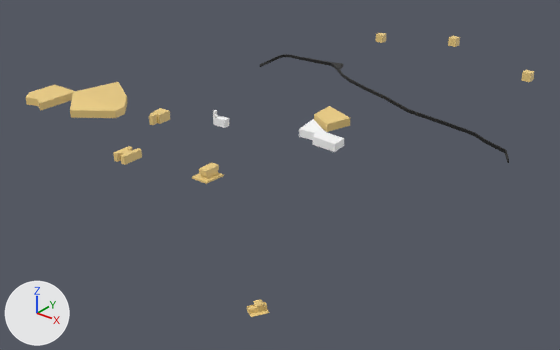
The glTF model public/models/pois.glb: old version first, new version second.
One viewpoint serves both versions: a camera (50 mm lens) standing at (1077.0, -1305.0, 762.0) and looking at (55.0, -28.0, -30.0). The lights are fixed; the arrows at lower left show +X, +Y and +Z. The older version comes first. Vertices at exactly the same position are counted once.

In view in the first picture: 'ayuntamiento', 'ceip-ereta', 'centro-salud', 'estacion-tren', 'ies-almenara', 'mercado', 'paseo-castillo', 'polideportivo' and 4 more.
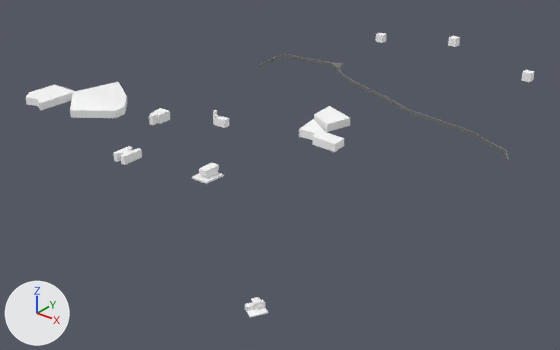
Where the change shows, as pixel boxes [x1, y1, x2, y2] in the pictures (560 x 350 px):
'paseo-castillo', recoloured: [260, 54, 509, 163] in both
part 1 of me_ayuntamiento, recoloured (yellow to white): [192, 163, 224, 184] in both
part 2 of me_ceip_ereta, recoloured (yellow to white): [314, 106, 350, 132] in both
part 3 of me_centro_salud, recoloured (lighter): [113, 146, 142, 165] in both
part 4 of me_estacion_tren, recoloured: [247, 299, 268, 317] in both
part 5 of me_ies_almenara, recoloured (yellow to white): [26, 84, 75, 111] in both
part 6 of me_mercado, recoloured (lighter): [149, 108, 170, 125] in both
part 7 of me_polideportivo, recoloured (yellow to white): [70, 82, 127, 118] in both

The change, as a list of edits to the scene's bpy script:
```text
Add mat_via:
    mat_via = bpy.data.materials.new('Via')
    # nodes: BsdfPrincipled, Mix, OutputMaterial, VertexColor
    # colours: grey #747474, mixed with the vertex colours
Change me_ayuntamiento:
    where me_ayuntamiento.from_pydata(...)  # 24 vertices, 44 faces; spans x -19.1..26.6, y -240.9..-189.5, z 19.5..43.4
    used by ob_ayuntamiento; location = (0.0, 0.0, 0.0)
    me_ayuntamiento part 1: 44 faces centred in x -19.1..25.5, y -240.9..-189.5, z 19.5..43.4 are repainted in the vertex colours; the middle colour goes from yellow #f1d185 to white #ffffff
Change me_ceip_ereta:
    where me_ceip_ereta.from_pydata(...)  # 24 vertices, 40 faces; spans x 44.0..170.0, y 26.0..182.0, z 42.0..77.0
    used by ob_ceip_ereta; location = (0.0, 0.0, 0.0)
    me_ceip_ereta part 2: 12 faces centred in x 45.0..120.0, y 97.0..170.0, z 56.0..76.0 are repainted in the vertex colours; the middle colour goes from yellow #f1d185 to white #ffffff
Change me_centro_salud:
    where me_centro_salud.from_pydata(...)  # 32 vertices, 60 faces; spans x -220.5..-183.7, y -287.1..-235.8, z 21.0..41.0
    used by ob_centro_salud; location = (0.0, 0.0, 0.0)
    me_centro_salud part 3: 60 faces centred in x -220.5..-183.7, y -287.1..-235.8, z 21.0..41.0 are repainted in the vertex colours; the middle colour goes from yellow #f1d185 to white #ffffff
Change me_estacion_tren:
    used by ob_estacion_tren; location = (0.0, 0.0, 0.0)
    remove me_estacion_tren.from_pydata(...)  # 57 vertices, 110 faces; spans x 380.8..413.2, y -531.3..-493.8, z 8.6..29.4
    add me_estacion_tren.from_pydata(...)  # 57 vertices, 110 faces; spans x 374.2..411.8, y -531.9..-491.3, z 7.8..29.6
    me_estacion_tren part 4: 110 faces centred in x 383.0..412.0, y -529.8..-495.5, z 8.6..24.8 are repainted in the vertex colours; the middle colour goes from yellow #f1d185 to white #ffffff
    edits to the shape of me_estacion_tren do not show in these pictures
Change me_ies_almenara:
    where me_ies_almenara.from_pydata(...)  # 16 vertices, 28 faces; spans x -687.2..-594.0, y -215.1..-97.1, z 30.0..50.0
    used by ob_ies_almenara; location = (0.0, 0.0, 0.0)
    me_ies_almenara part 5: 28 faces centred in x -687.1..-594.2, y -209.3..-97.5, z 30.0..50.0 are repainted in the vertex colours; the middle colour goes from yellow #f1d185 to white #ffffff
Change me_mercado:
    where me_mercado.from_pydata(...)  # 27 vertices, 50 faces; spans x -325.8..-293.1, y -96.2..-39.5, z 25.5..50.0
    used by ob_mercado; location = (0.0, 0.0, 0.0)
    me_mercado part 6: 50 faces centred in x -323.4..-293.1, y -95.3..-40.5, z 25.5..50.0 are repainted in the vertex colours; the middle colour goes from yellow #f1d185 to white #ffffff
Change me_paseo_castillo:
    where me_paseo_castillo.from_pydata(...)  # 84 vertices, 164 faces; spans x -344.0..519.0, y 171.0..441.0, z 50.0..116.0
    remove me_paseo_castillo.materials.append(mat_carretera)
    add me_paseo_castillo.materials.append(mat_via)
Change me_polideportivo:
    where me_polideportivo.from_pydata(...)  # 12 vertices, 20 faces; spans x -564.0..-400.0, y -196.0..18.0, z 30.0..64.0
    used by ob_polideportivo; location = (0.0, 0.0, 0.0)
    me_polideportivo part 7: 20 faces centred in x -561.0..-402.0, y -173.0..1.0, z 35.0..57.0 are repainted in the vertex colours; the middle colour goes from yellow #f1d185 to white #ffffff
```
